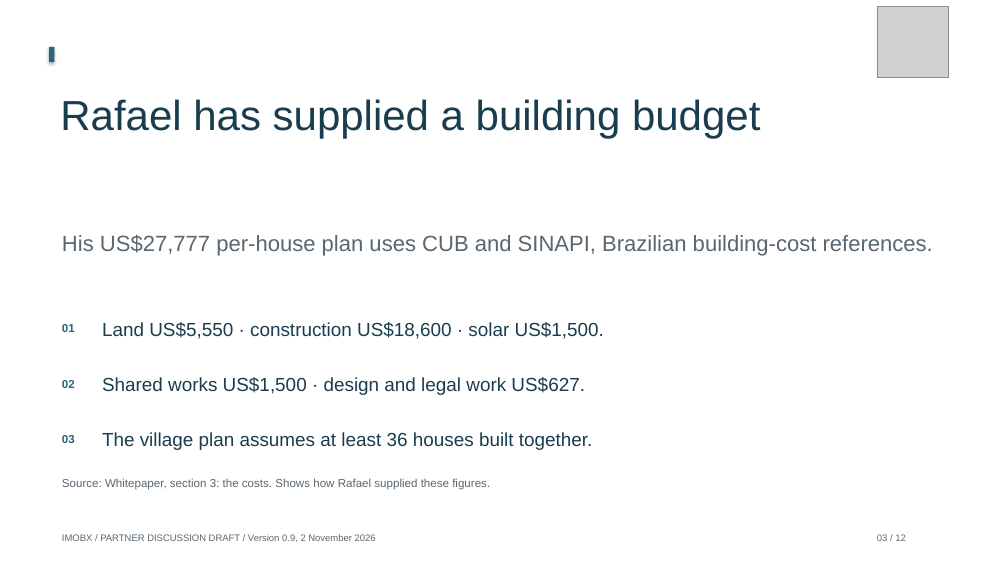
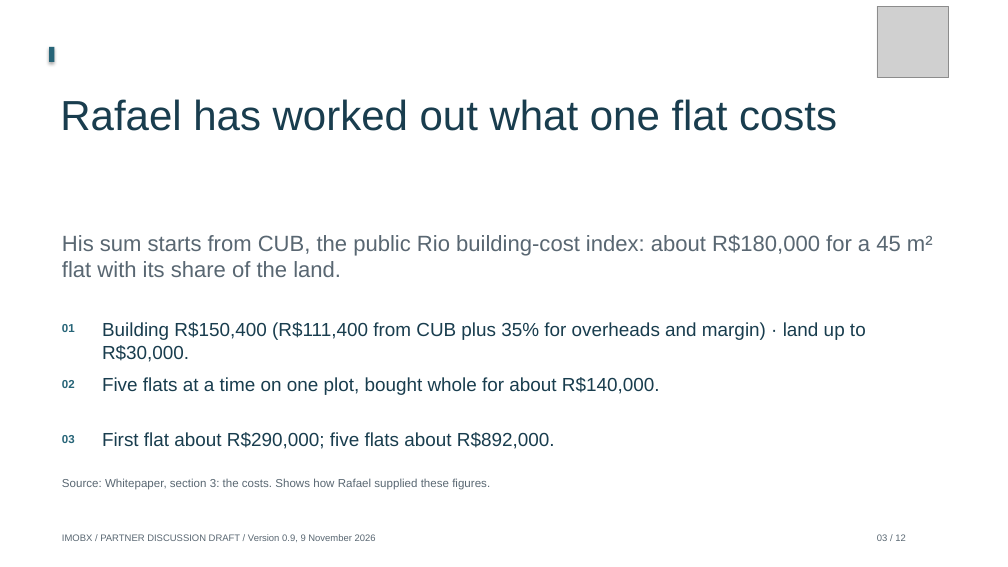
Before and after one commit to Siah-kin/imobx-website, a slide deck: slide 3 of pitchdeck.pptx. Drawn at 1008x567 pixels with LibreOffice and Linux fonts; fonts in the diff are those of the drawing; grey boxes stand for pictures. Boxes give left, top, right and bottom in pixels: in the first picture for what was removed or moved away, otherwise in the second. Text is boxed around its words. In the diff, an @@ line names an element or a change of style, - is before the commit and + after.

```diff
--- a/pitchdeck.pptx
+++ b/pitchdeck.pptx
@@ text at (60,99,837,131): text changed @@
-Rafael has supplied a building budget
+Rafael has worked out what one flat costs
@@ text at (62,234,933,277): text changed @@
-His US$27,777 per-house plan uses CUB and SINAPI, Brazilian building-cost references.
+His sum starts from CUB, the public Rio building-cost index: about R$180,000 for a 45 m² flat with its share of the land.
@@ text at (102,322,866,362): text changed @@
-Land US$5,550 · construction US$18,600 · solar US$1,500.
+Building R$150,400 (R$111,400 from CUB plus 35% for overheads and margin) · land up to R$30,000.
@@ text at (102,377,660,395): text changed @@
-Shared works US$1,500 · design and legal work US$627.
+Five flats at a time on one plot, bought whole for about R$140,000.
@@ text at (102,432,555,449): text changed @@
-The village plan assumes at least 36 houses built together.
+First flat about R$290,000; five flats about R$892,000.
```
Also in this commit, not shown: 11 other slides changed, 47 other files.
